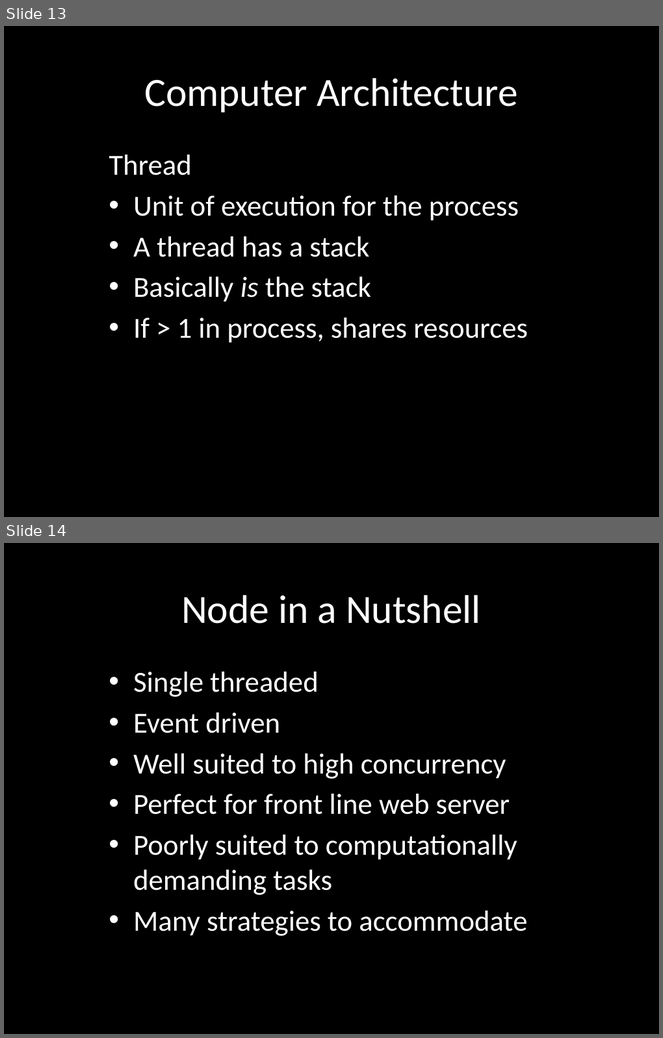
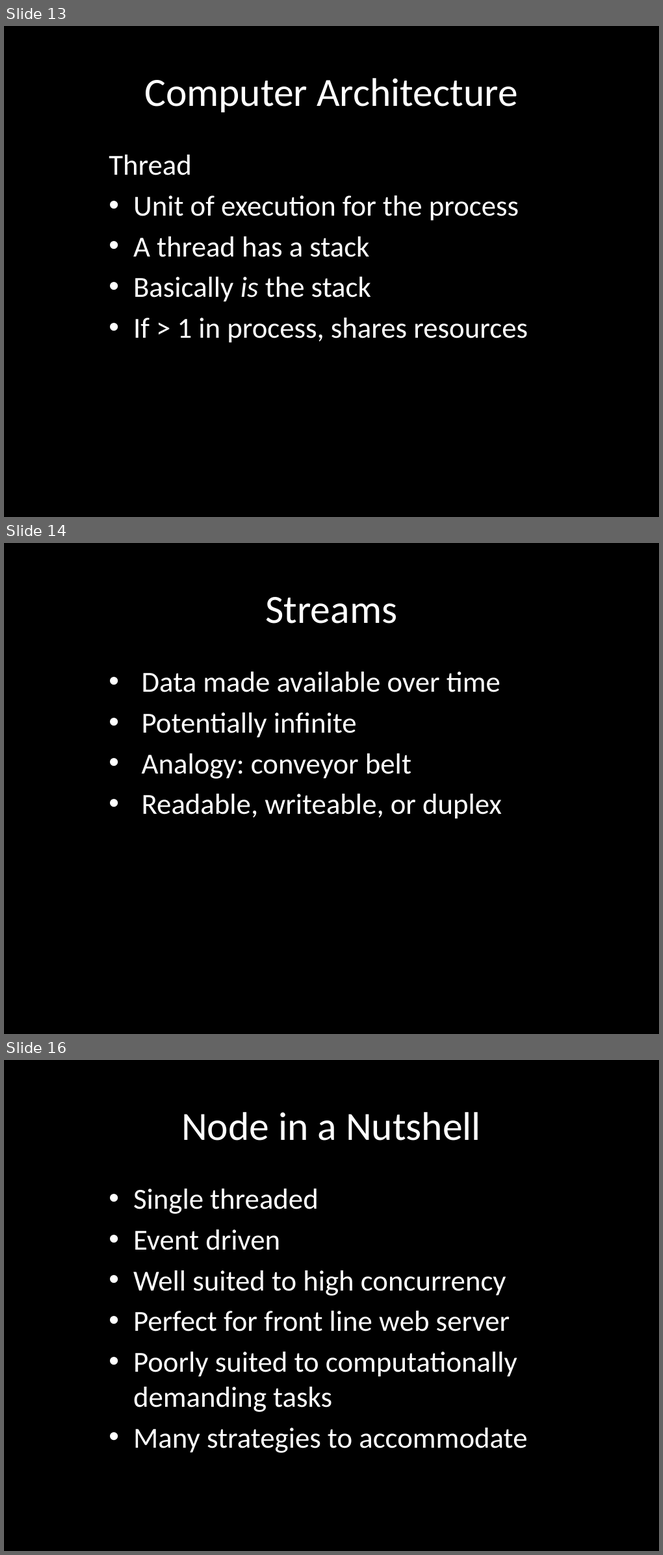
Before and after one commit to eliasjames/training-node, a slide deck: slides/Node Slides Day 1.pptx. Shown one above the other, each under a label of ours: slides 13 and 14 before the commit, slides 13, 14 and 16 after it; the slides between them are not shown. The pictures are 663x1038 and 663x1555 pixels, drawn with LibreOffice and Linux fonts; fonts in the diff are those of the drawing. Boxes give left, top, right and bottom in pixels: in the first picture for what was removed or moved away, otherwise in the second. Text is boxed around its words. In the diff, an @@ line names an element or a change of style, - is before the commit and + after.

Commit message:
Day 1, add streams to review

```diff
--- a/slides/Node Slides Day 1.pptx
+++ b/slides/Node Slides Day 1.pptx
@@ slide 14 added at (x1=4, y1=543, x2=659, y2=1034), background #000000 @@
@@ title added at (x1=265, y1=597, x2=397, y2=624), 44 pt, text #FFFFFF @@
+Streams
@@ subtitle added at (x1=142, y1=672, x2=502, y2=819), 32 pt, text #FFFFFF @@
+• Data made available over time
+• Potentially infinite
+• Analogy: conveyor belt
+• Readable, writeable, or duplex
@@ what was slide 14 is now slide 16 @@
```
Also in this commit, not shown: 1 slide changed, 1 other slide added.
